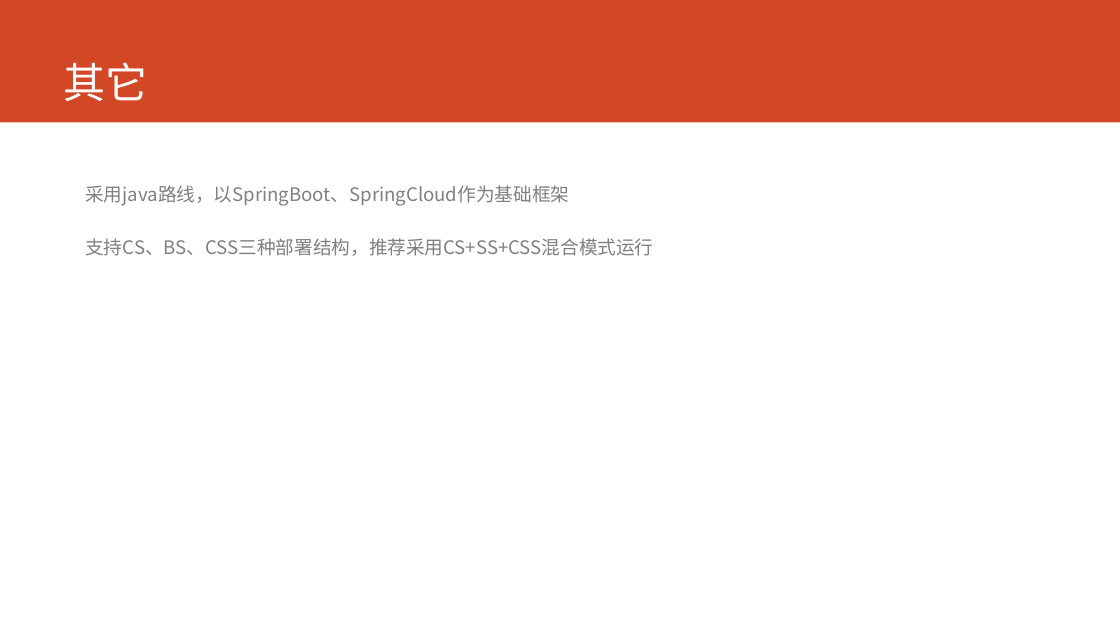
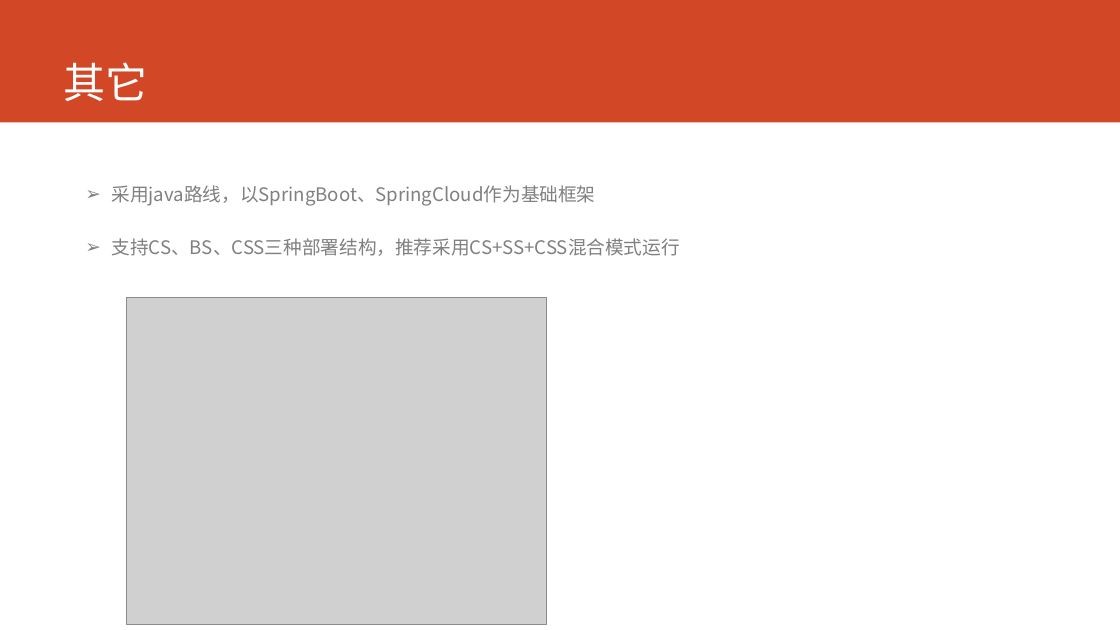
Before and after one commit to AppSecAI-TEST/hospital, a slide deck: slide 13 of doc/EVE新一代HIS核心系统.pptx. Drawn at 1120x630 pixels with LibreOffice and Linux fonts; fonts in the diff are those of the drawing; grey boxes stand for pictures; background and template pictures are left out. Boxes give left, top, right and bottom in pixels: in the first picture for what was removed or moved away, otherwise in the second. Text is boxed around its words. In the diff, an @@ line names an element or a change of style, - is before the commit and + after.

```diff
--- a/doc/EVE新一代HIS核心系统.pptx
+++ b/doc/EVE新一代HIS核心系统.pptx
@@ text "采用java路线，以SpringBoot、SpringCloud作为基础框架" at [112, 185, 680, 256]: bullet none to ➢ @@
@@ picture added at [127, 297, 547, 624] @@
```
Also in this commit, not shown: 12 other slides changed.
